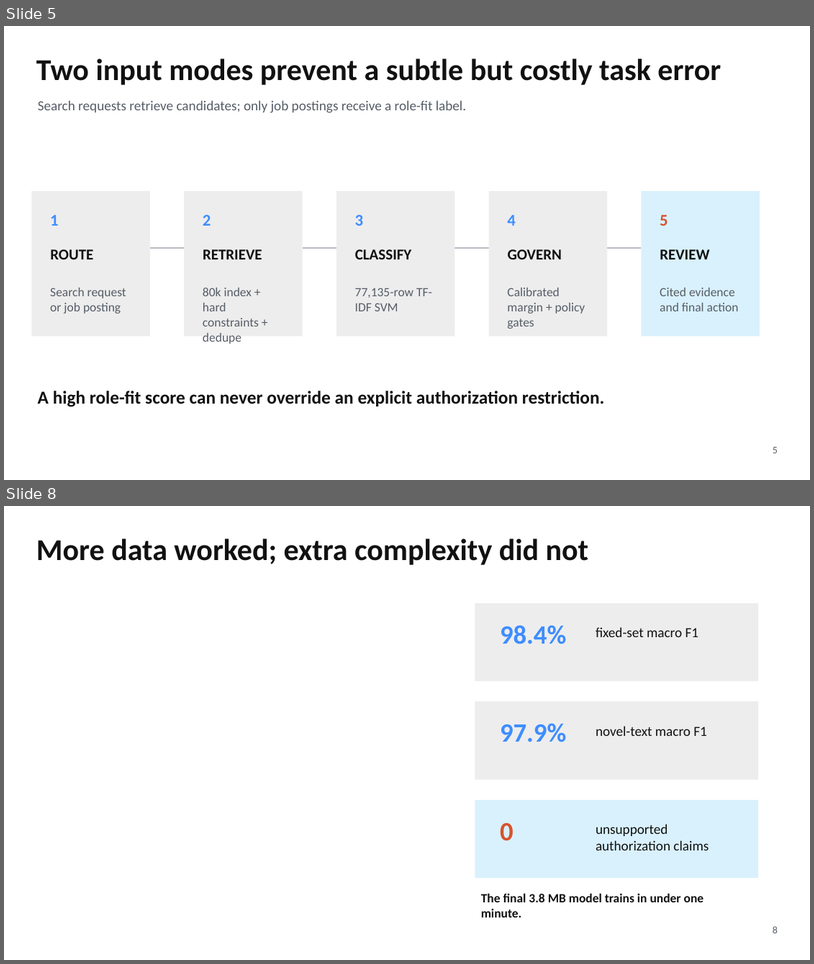
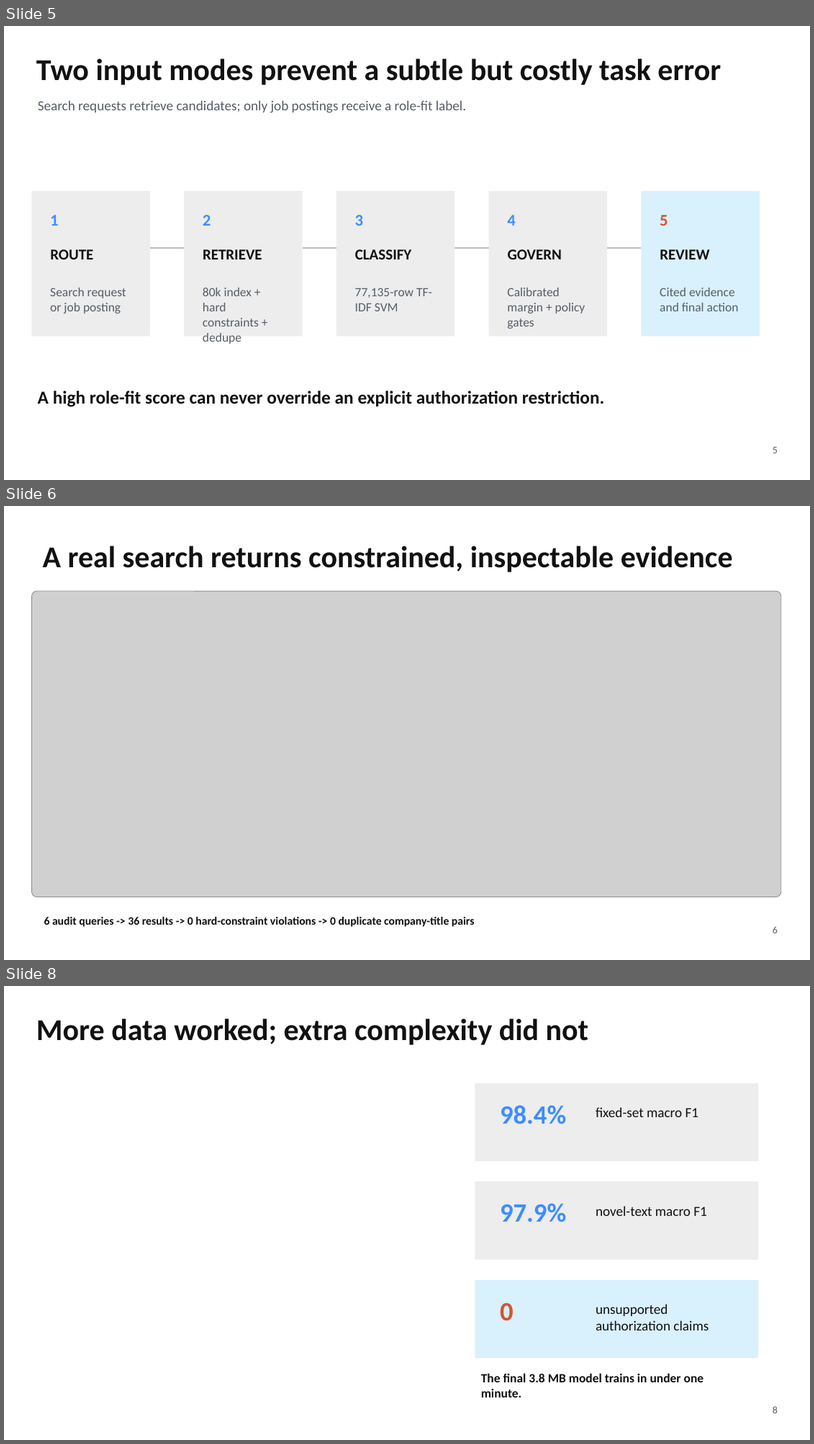
Before and after one commit to Kongbai815/job-matching-nlp, a slide deck: slides/MSBA_Job_Matching_Final_Deck.pptx. Shown one above the other, each under a label of ours: slides 5 and 8 before the commit, slides 5, 6 and 8 after it; the slides between them are not shown. The pictures are 814x964 and 814x1444 pixels, drawn with LibreOffice and Linux fonts; fonts in the diff are those of the drawing; grey boxes stand for pictures. Boxes give left, top, right and bottom in pixels: in the first picture for what was removed or moved away, otherwise in the second. Text is boxed around its words. In the diff, an @@ line names an element or a change of style, - is before the commit and + after.

```diff
--- a/slides/MSBA_Job_Matching_Final_Deck.pptx
+++ b/slides/MSBA_Job_Matching_Final_Deck.pptx
@@ slide 6 added at (x1=4, y1=506, x2=810, y2=960), background #FFFFFF @@
@@ text added at (x1=43, y1=546, x2=733, y2=572), 36 pt, text #111111, bold @@
+A real search returns constrained, inspectable evidence
@@ picture added at (x1=32, y1=591, x2=782, y2=897) @@
@@ text added at (x1=44, y1=916, x2=475, y2=926), 13.5 pt, text #111111, bold @@
+6 audit queries -> 36 results -> 0 hard-constraint violations -> 0 duplicate company-title pairs
@@ text added at (x1=773, y1=926, x2=778, y2=933), 12 pt, text #565D67 @@
+6
```
Also in this commit, not shown: 2 slides changed, 2 other slides added, 3 slides removed, 2 other files.
